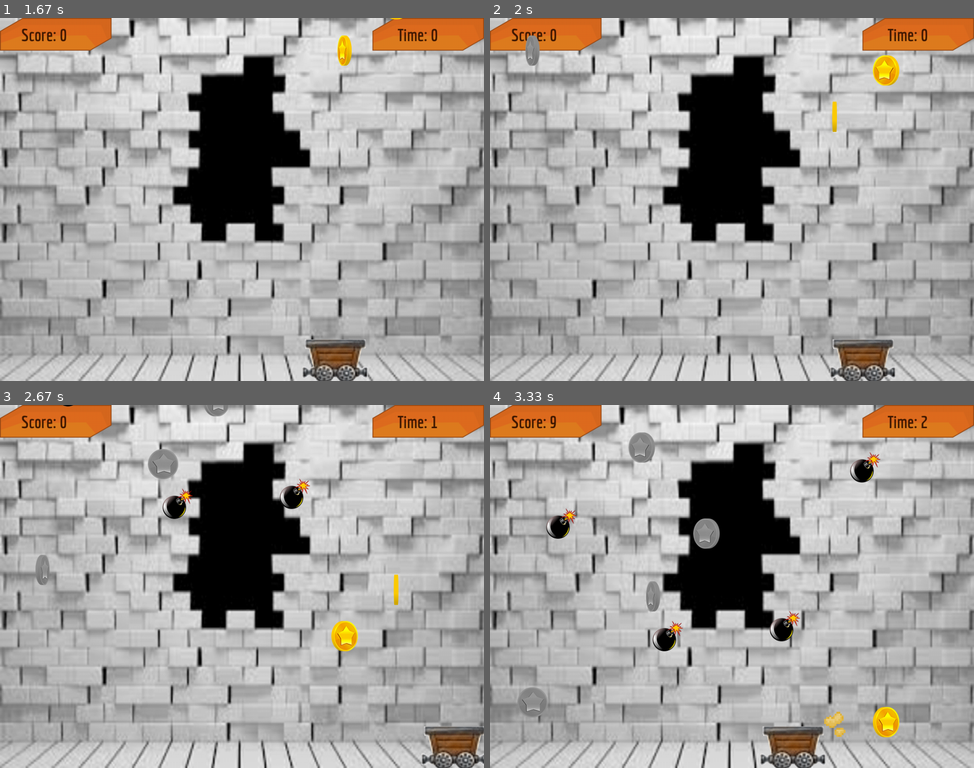
Above: before the commit, frames 1-4 (two rows, left to right).
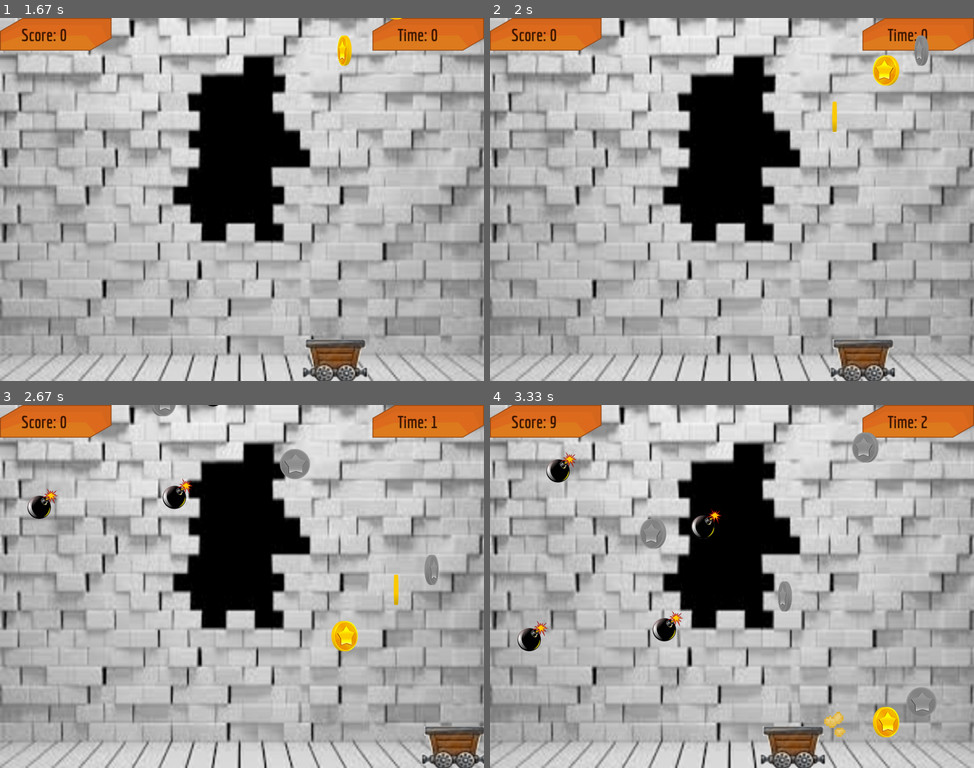
Above: after the commit, the same moments.

Repository: vineetjc/pygame-Coin-Fall-
Game: pygame game, started from main.py
The game is run twice, just before and just after one commit, with the same random seed, the same clock (stepped at 60 frames per second) and the same inputs.
Inputs:
- Up to frame 1 (1.67 s): click "Start" at 0.38 s; click "Classic" at 0.72 s; click "Medium" at 1.05 s; hold Right from 1.33 s (still down)
- Up to frame 2 (2 s): release Right at 1.8 s
- Up to frame 3 (2.67 s): hold Right 2.17-2.63 s
- Up to frame 4 (3.33 s): hold Left 2.67-3.2 s

Frame 1 is identical in both runs. In frame 2, 0.4% of the frame differs, in the area x 7-91%, y 4-14%; in frame 3, 2.4%; in frame 4, 4.1%, in the area x 5-93%, y 7-87%.

Commit message:
Chagne: moved scoring function from cart.py to game_screen.py

Diff:
--- a/src/game_screens/game_screen.py
+++ b/src/game_screens/game_screen.py
@@ -3,7 +3,7 @@
 
 from pygame.locals import QUIT, KEYUP
 from src.game_screens.screen import Screen
-from src.misc.game_enums import Game_mode
+from src.misc.game_enums import Game_mode, Entity
 from src.ui.image import Image
 from src.ui.text import Text
 
@@ -34,6 +34,7 @@
         self.coinlist = []
         self.gameclock = gameclock
         self.game_manager = game_manager
+        self.game_manager.score = 0
         self.timer = 0
         self.cart = Cart(res, self.size, surface, self.game_manager)
         self.animation_manager = game_manager.animation_manager
@@ -47,6 +48,7 @@
         self.need_reset = False
         self.result = 0
         self.coinlist = []
+        self.game_manager.score = 0
         self.timer = 0
         self.game_manager.reset()
         del self.cart
@@ -77,7 +79,6 @@
 
         self.params = self.game_manager.params
 
-        self.cart.move()
         self.surface.blit(self.pygame.transform.scale(
             self.res.BG, self.size), (0, 0))
 
@@ -87,21 +88,23 @@
         for text in self.texts:
             self.texts[text].draw()
 
-        c = self.get_random_entity()
-        if c is not None:
-            self.coinlist.append(c)
+        coin = self.get_random_entity()
+        if coin is not None:
+            self.coinlist.append(coin)
 
-        # checking if any coin has reached the bottom, then destroying them
-        for c in self.coinlist:
-            if self.death_zone.check_collision(c):
-                self.coinlist.remove(c)
-                del c
+        # drawing coins and checking coin collisions
+        for coin in self.coinlist:
+            coin.draw()
+            coin.fall()
 
-        for c in self.coinlist:
-            c.draw()
-            c.fall()
-            self.cart.collect_item(c, self.params)
+            if self.cart.check_collision(coin):
+                self.scoring_function(coin)
 
+            if self.death_zone.check_collision(coin):
+                self.coinlist.remove(coin)
+                del coin
+
+        self.cart.move()
         self.cart.draw()
 
         self.animation_manager.draw_animations()
@@ -112,13 +115,13 @@
 
         # returns real value of timer to int value
         int_timer = math.trunc(self.timer)
-        self.texts['Score'].change_text('Score: ' + str(int(self.cart.points)))
+        self.texts['Score'].change_text('Score: ' + str(int(self.game_manager.score)))
         self.texts['Time'].change_text('Time: ' + str(int_timer))
 
         self.pygame.display.flip()
 
         if self.timer > 30 or self.cart.dead:
-            self.game_manager.score = int(self.cart.points)
+            self.game_manager.score = int(self.game_manager.score)
             self.waiting_death_explosion = True
 
         for event in events:
@@ -148,7 +151,28 @@
         new_rand = random.randint(50, self.size[0] - 50)
 
         # to prevent overlaping spawn
-        if abs(new_rand - self.random_pos_x) < 100:
+        if abs(new_rand - self.random_pos_x) < 50:
             self.new_random_x()
         else:
             self.random_pos_x = new_rand
+
+    def scoring_function(self, coin):
+        if coin.collected:
+            return
+
+        if coin.type == Entity.BLUE_COIN:
+            self.game_manager.score += 3 * self.params['score_multiplier']
+            self.animation_manager.create_new_effect(
+                self.res.blast_anim3, self.res.blast_anim3_size, 4, False, coin.collision_rect().midbottom)
+
+        elif coin.type == Entity.COIN:
+            self.game_manager.score += 1 * self.params['score_multiplier']
+            self.animation_manager.create_new_effect(
+                self.res.blast_anim2, self.res.blast_anim2_size, 4, False, coin.collision_rect().midbottom)
+
+        else:
+            self.cart.dead = True
+            self.animation_manager.create_new_effect(
+                self.res.blast_anim1, self.res.blast_anim1_size, 4, False, coin.collision_rect().midbottom)
+
+        coin.collect()
--- a/src/game_screens/infinite_game_screen.py
+++ b/src/game_screens/infinite_game_screen.py
@@ -48,20 +48,21 @@
         for text in self.texts:
             self.texts[text].draw()
 
-        c = self.get_random_entity()
-        if c is not None:
-            self.coinlist.append(c)
+        coin = self.get_random_entity()
+        if coin is not None:
+            self.coinlist.append(coin)
 
-        # checking if any coin has reached the bottom, then destroying them
-        for c in self.coinlist:
-            if self.death_zone.check_collision(c):
-                self.coinlist.remove(c)
-                del c
+        # drawing coins and checking coin collisions
+        for coin in self.coinlist:
+            coin.draw()
+            coin.fall()
 
-        for c in self.coinlist:
-            c.draw()
-            c.fall()
-            self.cart.collect_item(c, self.params)
+            if self.cart.check_collision(coin):
+                self.scoring_function(coin)
+
+            if self.death_zone.check_collision(coin):
+                self.coinlist.remove(coin)
+                del coin
 
         self.cart.draw()
 
@@ -73,13 +74,13 @@
 
         # returns real value of timer to int value
         int_timer = math.trunc(self.timer)
-        self.texts['Score'].change_text('Score: ' + str(int(self.cart.points)))
+        self.texts['Score'].change_text('Score: ' + str(int(self.game_manager.score)))
         self.texts['Time'].change_text('Time: ' + str(int_timer))
 
         self.pygame.display.flip()
 
         if self.cart.dead:
-            self.game_manager.score = int(self.cart.points)
+            self.game_manager.score = int(self.game_manager.score)
             self.waiting_death_explosion = True
 
         for event in events:
--- a/src/objects/cart.py
+++ b/src/objects/cart.py
@@ -18,7 +18,6 @@
         self.image = res.cart_img
         self.x = (size[0] / 2) - 80
         self.y = size[1] - 120
-        self.points = 0  # Changed Points to points
         self.dead = False  # Add this for game end check
         self.speed = 10
 
@@ -34,27 +33,9 @@
     def collision_rect(self):
         temp_rect = pygame.Rect(0, 0, 100, 30)
         cart_image_rect = pygame.Rect(self.x, self.y, 160, 134)
-        temp_rect.midtop = (cart_image_rect.midtop[0], cart_image_rect.midtop[1] + 20)
+        temp_rect.midtop = (
+            cart_image_rect.midtop[0], cart_image_rect.midtop[1] + 20)
         return temp_rect
 
-    def collect_item(self, coin, params):
-        if self.collision_rect().colliderect(coin.collision_rect()):
-            if coin.collected:
-                return
-
-            if coin.type == Entity.BLUE_COIN:
-                self.points += 3 * params['score_multiplier']
-                self.animation_manager.create_new_effect(
-                    self.res.blast_anim3, self.res.blast_anim3_size, 4, False, coin.collision_rect().midbottom)
-
-            elif coin.type == Entity.COIN:
-                self.points += 1 * params['score_multiplier']
-                self.animation_manager.create_new_effect(
-                    self.res.blast_anim2, self.res.blast_anim2_size, 4, False, coin.collision_rect().midbottom)
-
-            else:
-                self.dead = True
-                self.animation_manager.create_new_effect(
-                    self.res.blast_anim1, self.res.blast_anim1_size, 4, False, coin.collision_rect().midbottom)
-
-            coin.collect()
+    def check_collision(self, coin):
+        return self.collision_rect().colliderect(coin.collision_rect())
--- a/src/objects/coin.py
+++ b/src/objects/coin.py
@@ -22,7 +22,7 @@
         self.collision_size = res.silver_coin_anim_size
 
     def fall(self):
-        self.y += 7  # Change the value if necessary
+        self.y += 7
 
     def draw(self):
         if self.collected:
